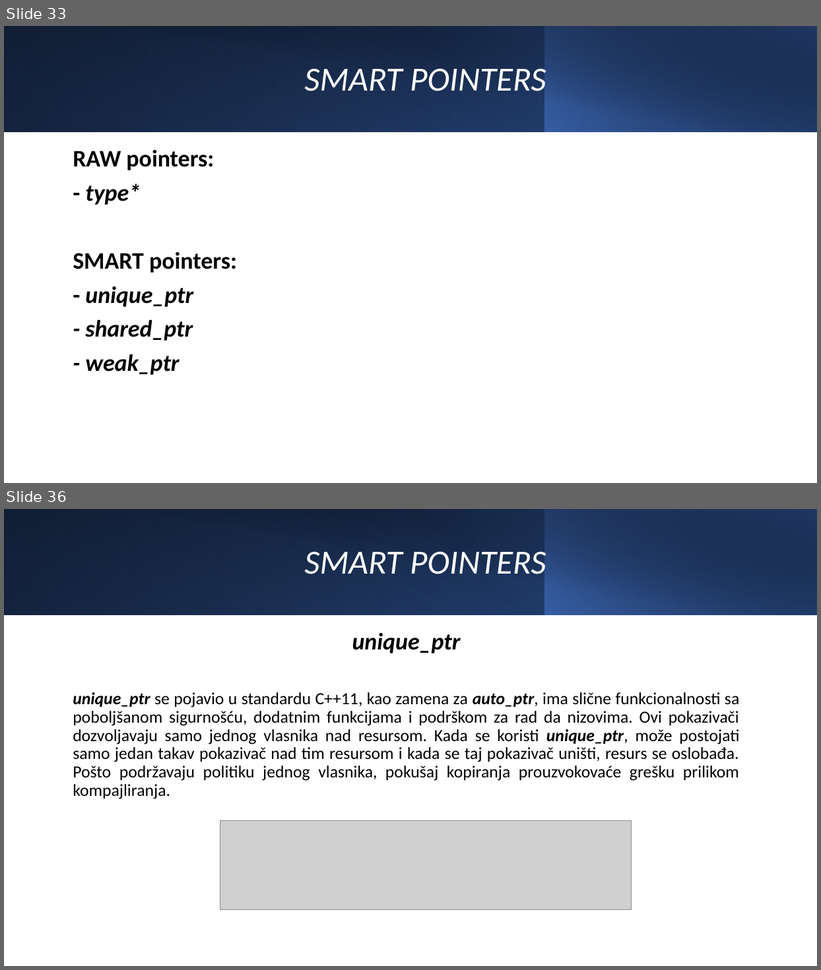
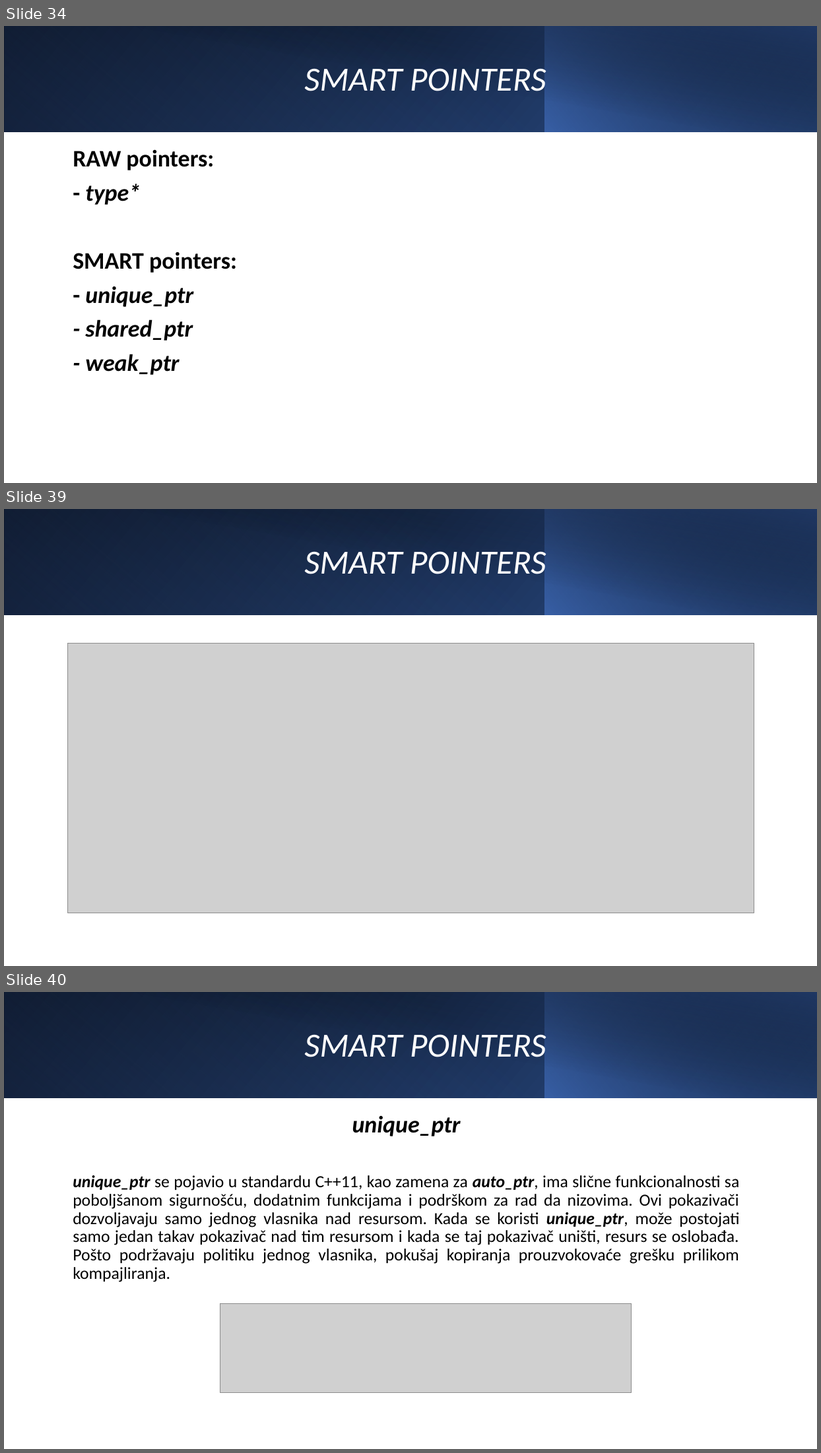
Before and after one commit to grujevmilan/NSI_projekat, a slide deck: NSI - C++.pptx. Shown one above the other, each under a label of ours: slides 33 and 36 before the commit, slides 34, 39 and 40 after it; the slides between them are not shown. The pictures are 821x970 and 821x1453 pixels, drawn with LibreOffice and Linux fonts; fonts in the diff are those of the drawing; grey boxes stand for pictures. Boxes give left, top, right and bottom in pixels: in the first picture for what was removed or moved away, otherwise in the second. Text is boxed around its words. In the diff, an @@ line names an element or a change of style, - is before the commit and + after.

```diff
--- a/NSI - C++.pptx
+++ b/NSI - C++.pptx
@@ slide 39 added at (4,509,817,966), background #FFFFFF @@
@@ rectangle added at (4,509,817,615), fill gradient #000000 to #2F5597 @@
@@ rectangle added at (4,509,546,615), fill gradient #4472C4 to #203864 @@
@@ rectangle added at (34,509,817,616), fill gradient #000000 to #203864 @@
@@ rectangle added at (545,509,817,615), fill gradient #4472C4 to #000000 @@
@@ title added at (304,551,546,582), 40 pt, text #FFFFFF, italic @@
+SMART POINTERS
@@ picture added at (68,643,754,914) @@
@@ what was slide 33 is now slide 34 @@
@@ what was slide 36 is now slide 40 @@
```
Also in this commit, not shown: 6 other slides added.
